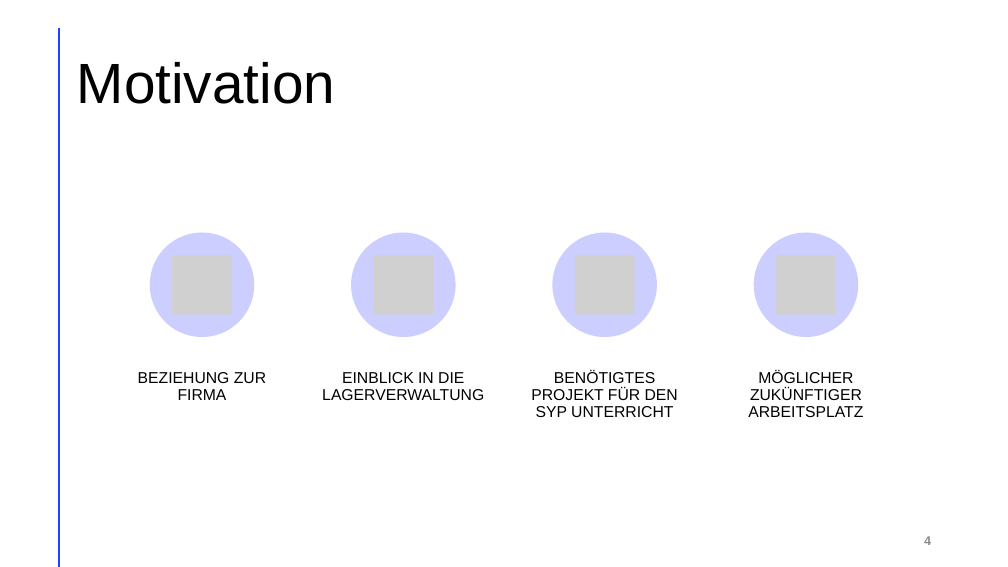
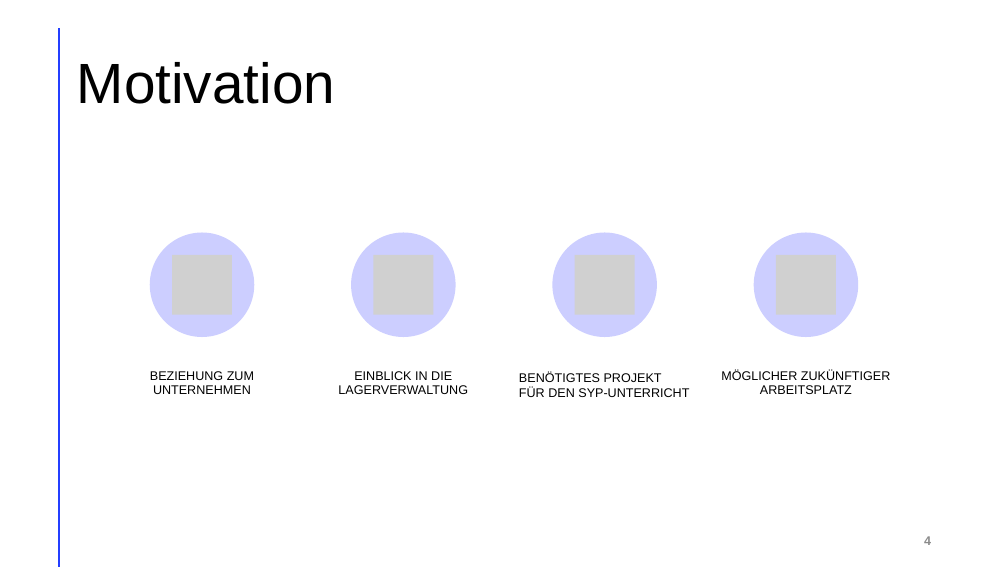
Before and after one commit to LegitesMax/multiflexlbkv, a slide deck: slide 4 of Präsentation/ProjectAward.pptx. Drawn at 1008x567 pixels with LibreOffice and Linux fonts; fonts in the diff are those of the drawing; grey boxes stand for pictures. Boxes give left, top, right and bottom in pixels: in the first picture for what was removed or moved away, otherwise in the second. Text is boxed around its words. In the diff, an @@ line names an element or a change of style, - is before the commit and + after.

```diff
--- a/Präsentation/ProjectAward.pptx
+++ b/Präsentation/ProjectAward.pptx
@@ text at bbox=[150, 371, 254, 394]: text changed; size 15 to 12 pt @@
-BEZIEHUNG ZUR FIRMA
+BEZIEHUNG ZUM UNTERNEHMEN
@@ text "EINBLICK IN DIE LAGERVERWALTUNG" at bbox=[338, 371, 468, 394]: size 15 to 12 pt; less space between paragraphs @@
@@ text at bbox=[519, 372, 689, 397]: text changed; size 15 to 12 pt @@
-BENÖTIGTES PROJEKT FÜR DEN SYP UNTERRICHT
+BENÖTIGTES PROJEKT FÜR DEN SYP-UNTERRICHT
@@ text "MÖGLICHER ZUKÜNFTIGER ARBEITSPLATZ" at bbox=[721, 370, 890, 394]: size 15 to 12 pt; less space between paragraphs @@
```
Also in this commit, not shown: 2 other slides changed, 2 slides added.
